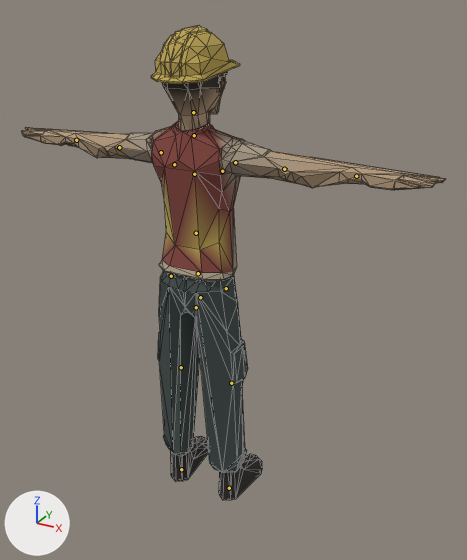
What one commit did to the glTF model public/figuren/arbeiter.glb.
Rendered twice from a 50 mm camera at (1.204, -1.956, 1.913) aimed at (0.133, -0.009, 0.939). Every picture has the same lights, and +X, +Y and +Z are marked at lower left. The older version comes first. The bones that change, and the others that lie on the model, are drawn over the model as lines. Mesh edges are drawn as thin lines.

The first picture shows 'arbeiter'.
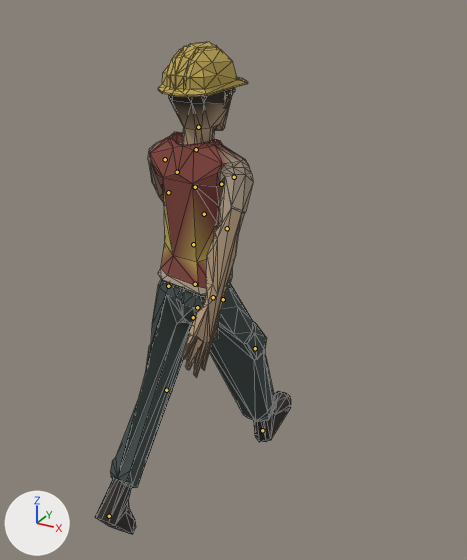
The newer file adds an action. The first version stands in its rest pose; the second is drawn at frame 16 of the action 'Walk'.

Where the change shows, as pixel boxes (x1, y1, x2, y2) in the pictures (467 x 560 px):
```json
{"object": "arbeiter", "change": "posed", "before": [21, 26, 445, 500], "after": [95, 42, 291, 534], "on screen": "54% narrower"}
{"bone": "Body", "before": "(196, 307) to (196, 305)", "after": "(193, 317) to (193, 315)"}
{"bone": "Torso", "before": "(196, 233) to (195, 231)", "after": "(193, 244) to (193, 242)"}
{"bone": "Chest", "before": "(194, 174) to (194, 172)", "after": "(195, 187) to (195, 185)"}
{"bone": "Neck", "before": "(194, 135) to (194, 133)", "after": "(196, 149) to (196, 147)"}
{"bone": "Head", "before": "(193, 112) to (193, 110)", "after": "(198, 127) to (198, 124)"}
{"bone": "Shoulder.L", "before": "(174, 164) to (173, 163)", "after": "(177, 172) to (175, 170)"}
{"bone": "UpperArm.L", "before": "(161, 152) to (159, 152)", "after": "(165, 159) to (165, 161)"}
{"bone": "LowerArm.L", "before": "(119, 147) to (118, 147)", "after": "(168, 192) to (170, 193)"}
{"bone": "Wrist.L", "before": "(76, 140) to (75, 140)", "after": "(204, 214) to (205, 214)"}
{"bone": "Shoulder.R", "before": "(222, 171) to (224, 170)", "after": "(221, 184) to (223, 183)"}
{"bone": "UpperArm.R", "before": "(235, 162) to (238, 162)", "after": "(234, 177) to (234, 179)"}
{"bone": "LowerArm.R", "before": "(284, 169) to (287, 169)", "after": "(227, 228) to (226, 231)"}
{"bone": "UpperLeg.L", "before": "(171, 276) to (171, 277)", "after": "(168, 286) to (168, 287)"}
{"bone": "LowerLeg.L", "before": "(181, 367) to (181, 368)", "after": "(166, 390) to (166, 391)"}
{"bone": "UpperLeg.R", "before": "(226, 288) to (226, 289)", "after": "(223, 299) to (223, 300)"}
{"bone": "LowerLeg.R", "before": "(231, 383) to (231, 384)", "after": "(255, 348) to (255, 349)"}
{"bone": "Foot.L", "before": "(181, 469) to (182, 468)", "after": "(109, 516) to (110, 516)"}
{"bone": "Foot.R", "before": "(229, 488) to (230, 486)", "after": "(262, 430) to (263, 429)"}
```

The change, as JSON lines over the scene's bpy script:
```json
{"block": "bone_body", "where": "bone_body = bpy.data.objects['CharacterArmature'].pose.bones['Body']  # child of 'Root'"}
{"op": "set", "path": "bone_body.location", "old": "(0.0, 0.0, 0.0)", "new": "(0.00014, -0.00046, 0.0)"}
{"op": "set", "path": "bone_body.rotation_quaternion", "old": "(1.0, 0.0, 0.0, 0.0)", "new": "(1.0, 0.0, 0.0, 0.006)", "note": "degrees (0, 0, 0) -> degrees (0, 0, 1)"}
{"block": "bone_torso", "where": "bone_torso = bpy.data.objects['CharacterArmature'].pose.bones['Torso']  # child of 'Abdomen'"}
{"op": "set", "path": "bone_torso.rotation_quaternion", "old": "(1.0, 0.0, 0.0, 0.0)", "new": "(0.999, 0.001, -0.03, 0.017)", "note": "degrees (0, 0, 0) -> degrees (0, -3, 2)"}
{"block": "bone_chest", "where": "bone_chest = bpy.data.objects['CharacterArmature'].pose.bones['Chest']  # child of 'Torso'"}
{"op": "set", "path": "bone_chest.rotation_quaternion", "old": "(1.0, 0.0, 0.0, 0.0)", "new": "(1.0, -0.012, -0.023, 0.009)", "note": "degrees (0, 0, 0) -> degrees (-1, -3, 1)"}
{"block": "bone_neck", "where": "bone_neck = bpy.data.objects['CharacterArmature'].pose.bones['Neck']  # child of 'Chest'"}
{"op": "set", "path": "bone_neck.rotation_quaternion", "old": "(1.0, 0.0, 0.0, 0.0)", "new": "(0.998, 0.069, 0.0, 0.002)", "note": "degrees (0, 0, 0) -> degrees (8, 0, 0)"}
{"block": "bone_head", "where": "bone_head = bpy.data.objects['CharacterArmature'].pose.bones['Head']  # child of 'Neck'"}
{"op": "set", "path": "bone_head.rotation_quaternion", "old": "(1.0, 0.0, 0.0, 0.0)", "new": "(0.999, -0.029, 0.002, -0.023)", "note": "degrees (0, 0, 0) -> degrees (-3, 0, -3)"}
{"block": "bone_shoulder_l", "where": "bone_shoulder_l = bpy.data.objects['CharacterArmature'].pose.bones['Shoulder.L']  # child of 'Chest'"}
{"op": "set", "path": "bone_shoulder_l.location", "old": "(0.0, 0.0, 0.0)", "new": "(7e-05, 6e-05, 6e-05)"}
{"block": "bone_upperarm_l", "where": "bone_upperarm_l = bpy.data.objects['CharacterArmature'].pose.bones['UpperArm.L']  # child of 'Shoulder.L'"}
{"op": "set", "path": "bone_upperarm_l.rotation_quaternion", "old": "(1.0, 0.0, 0.0, 0.0)", "new": "(0.786, -0.577, -0.113, -0.194)", "note": "degrees (0, 0, 0) -> degrees (-70, -24, -11)"}
{"block": "bone_lowerarm_l", "where": "bone_lowerarm_l = bpy.data.objects['CharacterArmature'].pose.bones['LowerArm.L']  # child of 'UpperArm.L'"}
{"op": "set", "path": "bone_lowerarm_l.rotation_quaternion", "old": "(1.0, 0.0, 0.0, 0.0)", "new": "(0.969, -0.143, -0.001, -0.201)", "note": "degrees (0, 0, 0) -> degrees (-16, -3, -23)"}
{"block": "bone_wrist_l", "where": "bone_wrist_l = bpy.data.objects['CharacterArmature'].pose.bones['Wrist.L']  # child of 'LowerArm.L'"}
{"op": "set", "path": "bone_wrist_l.rotation_quaternion", "old": "(1.0, 0.0, 0.0, 0.0)", "new": "(0.992, 0.015, 0.01, -0.124)", "note": "degrees (0, 0, 0) -> degrees (2, 1, -14)"}
{"block": "bone_shoulder_r", "where": "bone_shoulder_r = bpy.data.objects['CharacterArmature'].pose.bones['Shoulder.R']  # child of 'Chest'"}
{"op": "set", "path": "bone_shoulder_r.location", "old": "(0.0, 0.0, 0.0)", "new": "(-7e-05, 6e-05, 6e-05)"}
{"block": "bone_upperarm_r", "where": "bone_upperarm_r = bpy.data.objects['CharacterArmature'].pose.bones['UpperArm.R']  # child of 'Shoulder.R'"}
{"op": "set", "path": "bone_upperarm_r.rotation_quaternion", "old": "(1.0, 0.0, 0.0, 0.0)", "new": "(0.788, -0.546, -0.137, -0.251)", "note": "degrees (0, 0, 0) -> degrees (-65, -29, -16)"}
{"block": "bone_lowerarm_r", "where": "bone_lowerarm_r = bpy.data.objects['CharacterArmature'].pose.bones['LowerArm.R']  # child of 'UpperArm.R'"}
{"op": "set", "path": "bone_lowerarm_r.rotation_quaternion", "old": "(1.0, 0.0, 0.0, 0.0)", "new": "(0.993, -0.118, -0.009, 0.001)", "note": "degrees (0, 0, 0) -> degrees (-14, -1, 0)"}
{"block": "bone_upperleg_l", "where": "bone_upperleg_l = bpy.data.objects['CharacterArmature'].pose.bones['UpperLeg.L']  # child of 'Body'"}
{"op": "set", "path": "bone_upperleg_l.rotation_quaternion", "old": "(1.0, 0.0, 0.0, 0.0)", "new": "(0.99, 0.028, 0.002, -0.135)", "note": "degrees (0, 0, 0) -> degrees (3, 1, -15)"}
{"block": "bone_lowerleg_l", "where": "bone_lowerleg_l = bpy.data.objects['CharacterArmature'].pose.bones['LowerLeg.L']  # child of 'UpperLeg.L'"}
{"op": "set", "path": "bone_lowerleg_l.rotation_quaternion", "old": "(1.0, 0.0, 0.0, 0.0)", "new": "(0.954, 0.299, 0.0, 0.0)", "note": "degrees (0, 0, 0) -> degrees (35, 0, 0)"}
{"block": "bone_upperleg_r", "where": "bone_upperleg_r = bpy.data.objects['CharacterArmature'].pose.bones['UpperLeg.R']  # child of 'Body'"}
{"op": "set", "path": "bone_upperleg_r.rotation_quaternion", "old": "(1.0, 0.0, 0.0, 0.0)", "new": "(-0.96, 0.004, -0.022, 0.279)", "note": "degrees (0, 0, 0) -> degrees (-1, 2, -32)"}
{"block": "bone_lowerleg_r", "where": "bone_lowerleg_r = bpy.data.objects['CharacterArmature'].pose.bones['LowerLeg.R']  # child of 'UpperLeg.R'"}
{"op": "set", "path": "bone_lowerleg_r.rotation_quaternion", "old": "(1.0, 0.0, 0.0, 0.0)", "new": "(0.99, 0.14, 0.0, 0.0)", "note": "degrees (0, 0, 0) -> degrees (16, 0, 0)"}
{"block": "bone_foot_l", "where": "bone_foot_l = bpy.data.objects['CharacterArmature'].pose.bones['Foot.L']  # child of 'Root'"}
{"op": "set", "path": "bone_foot_l.location", "old": "(0.0, 0.0, 0.0)", "new": "(-0.00011, -0.00499, -0.00159)"}
{"op": "set", "path": "bone_foot_l.rotation_quaternion", "old": "(1.0, 0.0, 0.0, 0.0)", "new": "(0.895, 0.443, -0.021, -0.052)", "note": "degrees (0, 0, 0) -> degrees (53, 1, -6)"}
{"block": "bone_foot_r", "where": "bone_foot_r = bpy.data.objects['CharacterArmature'].pose.bones['Foot.R']  # child of 'Root'"}
{"op": "set", "path": "bone_foot_r.location", "old": "(0.0, 0.0, 0.0)", "new": "(0.00023, 0.00368, -0.00045)"}
{"op": "set", "path": "bone_foot_r.rotation_quaternion", "old": "(1.0, 0.0, 0.0, 0.0)", "new": "(0.975, -0.222, 0.0, 0.0)", "note": "degrees (0, 0, 0) -> degrees (-26, 0, 0)"}
```
